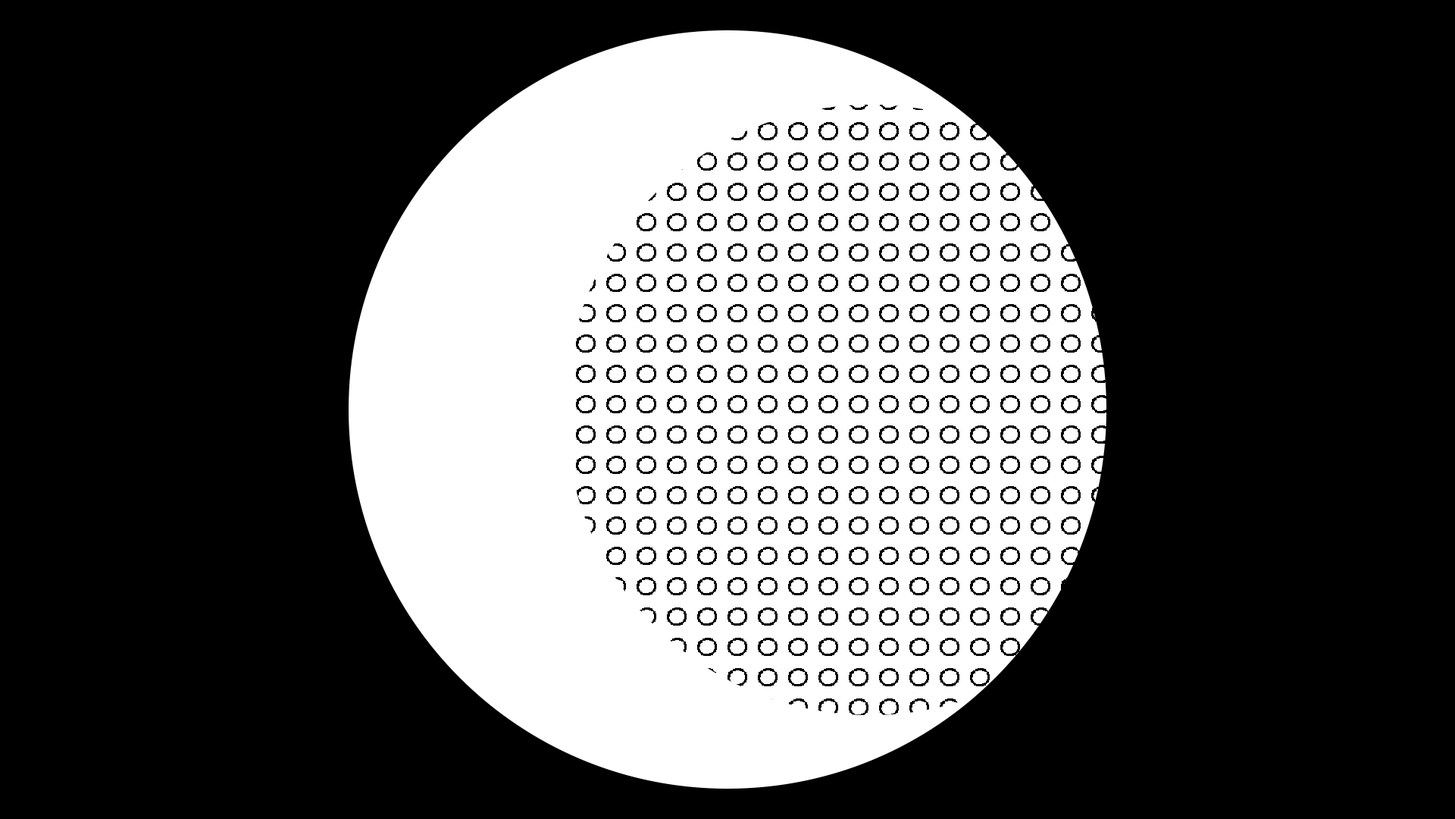
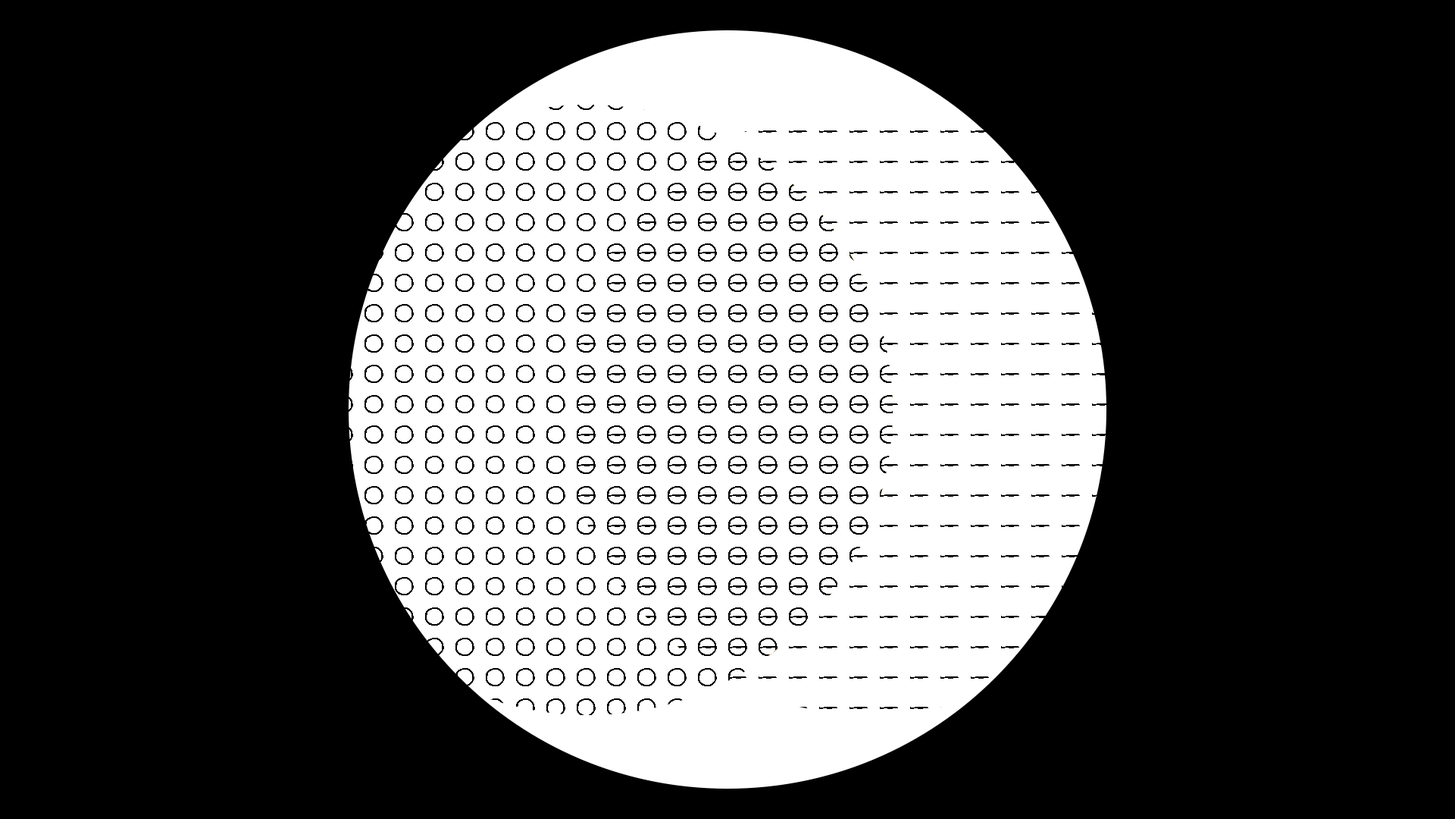
Layers edited between the first and the second 1455x819 image:
showed "color", blend lighter color → soft light over [576, 138, 893, 681]
removed layer "o large" from group "WaveZones" over [576, 104, 1107, 715]
added layer "good" in group "WaveZones" over [348, 104, 893, 715]
added layer "you" in group "WaveZones" over [576, 130, 1107, 709]
